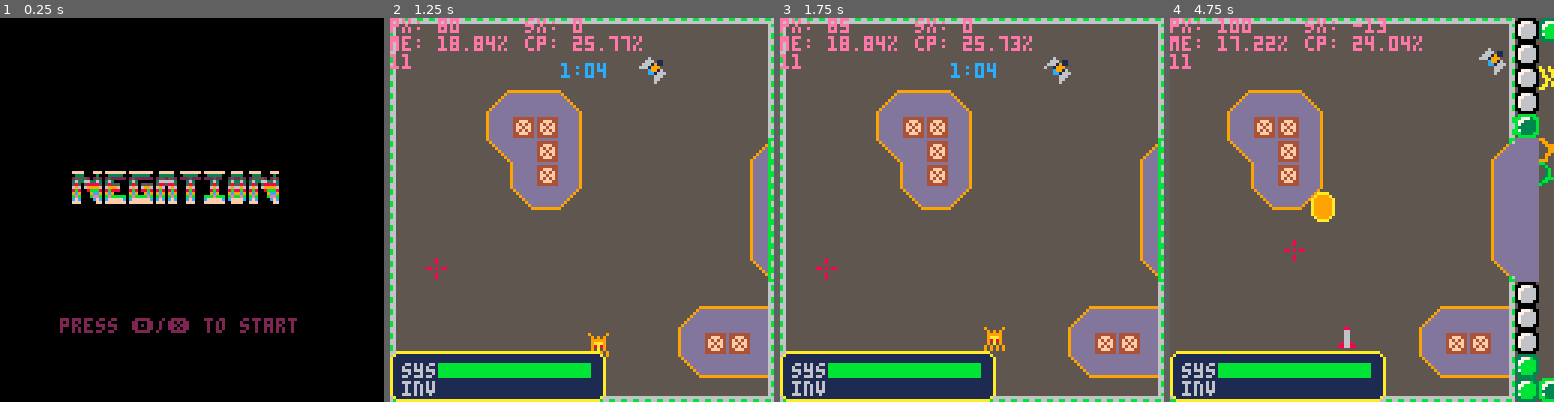
Above: before the commit, frames 1-4 (left to right).
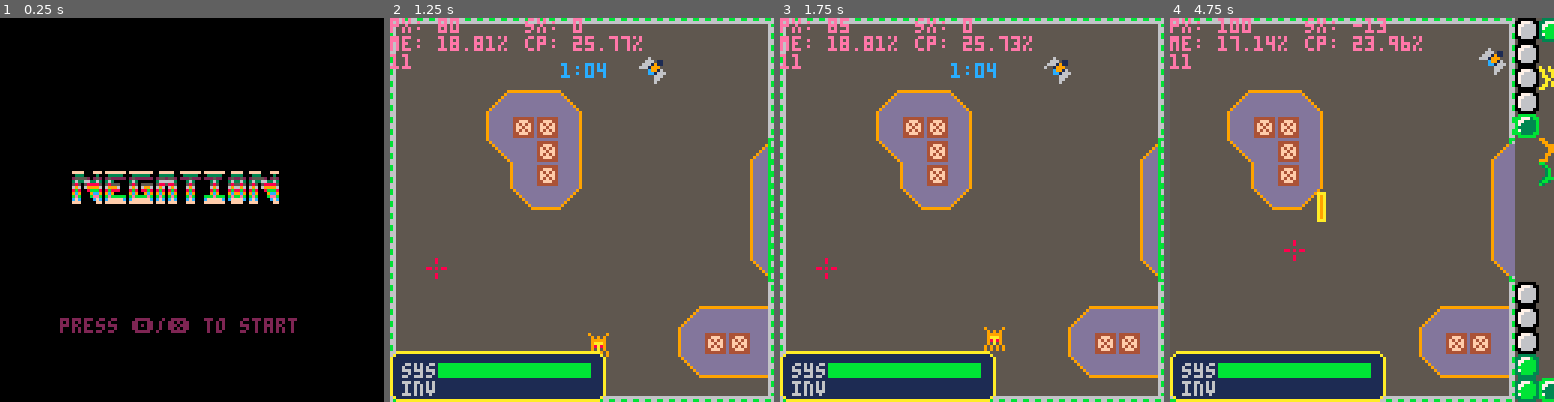
Above: after the commit, the same moments.

Repository: kbrewington/Negation
Game: PICO-8 cartridge negation.p8
Same seed, same stepped clock (60 frames per second), same inputs: the game is played once before the commit and once after it.
Inputs (mouse positions are in pixels of both pictures, inside the frame that each line leads up to):
- Up to frame 1 (0.25 s): no input
- Up to frame 2 (1.25 s): tap X (X key) at 0.33, 1.07 s; click (670, 121) at 0.67 s; tap O (Z key) at 0.7 s; click (436, 267) at 1.22 s
- Up to frame 3 (1.75 s): hold Right from 1.6 s (still down); tap O (Z key) at 1.7 s
- Up to frame 4 (4.75 s): click (1277, 114) at 1.77 s; tap X (X key) at 1.85, 2.97, 4.08 s; release Right at 2.1 s; tap O (Z key) every 0.4 s from 2.1 to 4.5 s; hold Up 2.15-2.42 s; click (1342, 259) at 2.32 s; hold Right 2.47-3.03 s; click (1404, 106) at 2.87 s; hold Left 3.08-3.58 s; click (1465, 256) at 3.42 s; hold Down 3.63-3.97 s; click (1231, 102) at 3.97 s; hold Right 4.02-4.68 s; click (1292, 248) at 4.52 s; hold Up from 4.73 s (still down)

Frame 1 is identical in both runs. In frame 2, less than 0.1% of the frame differs, in the area x 25-28%, y 4-9%; in frame 3, less than 0.1%; in frame 4, 3.0%, in the area x 21-97%, y 4-86%.

Commit message:
Smoothed out coin animation. Shifted skilltree menu to x 10 down from 20

Diff:
--- a/negation.p8
+++ b/negation.p8
@@ -77,7 +77,8 @@
 --coin.dropped = false
 coin.x = nil
 coin.y = nil
-coin.sprites = {64, 66, 68, 70, 72}
+coin.sprites = {64, 66, 68, 70, 72, 70, 68, 66}
+
 
 enemy_table  = {}
 enemy_spawned = {}
@@ -544,14 +545,16 @@
   end
 end
 
-function kill_all_enemies(drop_items)
-  for e in all(enemy_table) do
+function kill_all_enemies(no_drop_items)
+  --[[for e in all(enemy_table) do
     del(enemy_table, e)
-  end
+  end]]
+  enemy_table = {}
 
   for e in all(enemy_spawned) do
+    if no_drop_items then e.drop_prob = 0 end
     del(enemy_spawned, e)
-    if not drop_items then add(destroyed_enemies, e) end
+    add(destroyed_enemies, e)
   end
 
   for b in all(boss_table) do
@@ -903,7 +906,7 @@
   wait.timer = true -- tells the game we want to wait for the timer to finish
   yield()
 
-  kill_all_enemies()
+  kill_all_enemies(true)
   wait.timer = false
   spawn_enemies = false
 
@@ -937,7 +940,7 @@
   add(boss_table, boss(56, 56, 139, 2))
   yield()
 
-  kill_all_enemies()
+  kill_all_enemies(true )
   level.border.right = 432
   level_change = true
 end
@@ -946,29 +949,30 @@
     skill-tree menu (needs to be called continuously from draw to work)
 ]]
 function skilltree()
-  local token_sprites = {64, 66, 68, 70, 72}
+  --[[local  token_sprites = {64, 66, 68, 70, 72}
+
   for i=#token_sprites,0,0xFFFF do -- reverse list and add it to token_sprites animation
     add(token_sprites, token_sprites[i])
-  end
+  end]]
 
   rectfill(-50, -50, 200, 200, 0)
-  spr(token_sprites[flr(time()*8)%#token_sprites + 1], 20, 20, 2, 2)
+  spr(coin.sprites[flr(time()*8)%#coin.sprites + 1], 20, 20, 2, 2)
   print(" - " .. player.tokens, 36, 26, 7)
 
-  print("upgrade speed - ".. next_cost[1] .." tokens ", 20, 36, 7)
-  print("upgrade fire rate - ".. next_cost[2] .." tokens ", 20, 44, 7)
-  print("upgrade health - ".. next_cost[3] .." tokens ", 20, 52, 7)
-  print("quit", 20, 68, 7)
+  print("upgrade speed - ".. next_cost[1] .." tokens ", 10, 36, 7)
+  print("upgrade fire rate - ".. next_cost[2] .." tokens ", 10, 44, 7)
+  print("upgrade health - ".. next_cost[3] .." tokens ", 10, 52, 7)
+  print("quit", 10, 68, 7)
 
 
   if skills_selected[1] then
-    print("upgrade speed - ".. next_cost[1] .." tokens ", 20, 36, highlighted)
+    print("upgrade speed - ".. next_cost[1] .." tokens ", 10, 36, highlighted)
   elseif skills_selected[2] then
-    print("upgrade fire rate - ".. next_cost[2] .." tokens ", 20, 44, highlighted)
+    print("upgrade fire rate - ".. next_cost[2] .." tokens ", 10, 44, highlighted)
   elseif skills_selected[3] then
-    print("upgrade health - ".. next_cost[3] .." tokens ", 20, 52, highlighted)
+    print("upgrade health - ".. next_cost[3] .." tokens ", 10, 52, highlighted)
   elseif skills_selected[4] then
-    print("quit", 20, 68, highlighted)
+    print("quit", 10, 68, highlighted)
   end
 end
 
@@ -1601,6 +1605,7 @@
      if boss_collision(coin, player) then
        player.tokens = player.tokens + 1
        coin.dropped = false
+       direction = nil
        in_skilltree = true
      end
   end
@@ -1758,12 +1763,12 @@
 fe0303030303030303030303030303ff3c3703370303c70313030314150303250500000000d5c7c7c7e6e7e6e7c7c7e6d5f5c7c7c7c7d800000000000000000000000000000000000000000000000000000000000000000000000000000000000000000000000000000000000000000000000000000000000000000000000000
 fe030303cefdfdcf03030303030303ff3c0316c7c73cc713031303030303d3061500000000d5c7c7c7c7c7c7c7c7c7c7f6f5c7c7c7c7d800000000000000000000000000000000000000000000000000000000000000000000000000000000000000000000000000000000000000000000000000000000000000000000000000
 fec70303cdfbfbfc03030303030303ff25c716c73c3c3cc7130303030303c93c0500000000d5c7c7c7c7c7c7c7c7c7c7e6e7c7c7c7c7d800000000000000000000000000000000000000000000000000000000000000000000000000000000000000000000000000000000000000000000000000000000000000000000000000
-fe030303deddfbfc03030303030303cedd16c716c73cc7c703040503030303071500000000d5c7c7c7c7c7c7c7c7c7c7c7c7c7c7c7c7d800000000000000000000000000000000000000000000000000000000000000000000000000000000000000000000000000000000000000000000000000000000000000000000000000
-fe03030303cdfbfc03030303030303cddd130313c7c7c7c7031415030303030705e8e8e8e8e6d7c7c7c7c7c7c7c7d6d7c7c7c7c7c7c7d800000000000000000000000000000000000000000000000000000000000000000000000000000000000000000000000000000000000000000000000000000000000000000000000000
-fe03030303deeddf03030303030303cdddc703c70303c703030303030303030803c7c7c7c7c7e6d7c7c7c7c7c7c7f6d5c7c7c7c7c7c7d800000000000000000000000000000000000000000000000000000000000000000000000000000000000000000000000000000000000000000000000000000000000000000000000000
-fe0303030303030303030303030303cddd03c303032a2b03030313030303031803c7c7c7c7c7c7d5c7c7c7c7c7c7f6d5c7c7c7c7c7c7d800000000000000000000000000000000000000000000000000000000000000000000000000000000000000000000000000000000000000000000000000000000000000000000000000
-fe0303030303030303030303030303cddd03ca03033a3b0303c703130303030703c7c7c7c7c7c7c7c7c7c7c7c7c7e6e7c7c7e8e8e8e8d800000000000000000000000000000000000000000000000000000000000000000000000000000000000000000000000000000000000000000000000000000000000000000000000000
-fe0303030303030303030303030303deddc7030303030303c30316030303d30703c7c7c7c7c7c7c7c7c7c7c7c7c7c7c7c7c7c2c7c7c7d900000000000000000000000000000000000000000000000000000000000000000000000000000000000000000000000000000000000000000000000000000000000000000000000000
+fe030303deddfbfc03030303030303ce0316c716c73cc7c703040503030303071500000000d5c7c7c7c7c7c7c7c7c7c7c7c7c7c7c7c7d800000000000000000000000000000000000000000000000000000000000000000000000000000000000000000000000000000000000000000000000000000000000000000000000000
+fe03030303cdfbfc03030303030303cd03130313c7c7c7c7031415030303030705e8e8e8e8e6d7c7c7c7c7c7c7c7d6d7c7c7c7c7c7c7d800000000000000000000000000000000000000000000000000000000000000000000000000000000000000000000000000000000000000000000000000000000000000000000000000
+fe03030303deeddf03030303030303cd03c703c70303c703030303030303030803c7c7c7c7c7e6d7c7c7c7c7c7c7f6d5c7c7c7c7c7c7d800000000000000000000000000000000000000000000000000000000000000000000000000000000000000000000000000000000000000000000000000000000000000000000000000
+fe0303030303030303030303030303cd0303c303032a2b03030313030303031803c7c7c7c7c7c7d5c7c7c7c7c7c7f6d5c7c7c7c7c7c7d800000000000000000000000000000000000000000000000000000000000000000000000000000000000000000000000000000000000000000000000000000000000000000000000000
+fe0303030303030303030303030303cd0303ca03033a3b0303c703130303030703c7c7c7c7c7c7c7c7c7c7c7c7c7e6e7c7c7e8e8e8e8d800000000000000000000000000000000000000000000000000000000000000000000000000000000000000000000000000000000000000000000000000000000000000000000000000
+fe0303030303030303030303030303de03c7030303030303c30316030303d30703c7c7c7c7c7c7c7c7c7c7c7c7c7c7c7c7c7c2c7c7c7d900000000000000000000000000000000000000000000000000000000000000000000000000000000000000000000000000000000000000000000000000000000000000000000000000
 fe0303030303030303030303030303ff3c03030303030303ca0303030303c93c03d9d9d9d9c2c7c7c7c7c7d6d7c7c7c7c7d6c20000000000000000000000000000000000000000000000000000000000000000000000000000000000000000000000000000000000000000000000000000000000000000000000000000000000
 fe0303030303030303030303cefdfdfd3c03030303030405030303030303033c0300000000c2c7c7c7c7c7f6d5c7c7c7c7e6c20000000000000000000000000000000000000000000000000000000000000000000000000000000000000000000000000000000000000000000000000000000000000000000000000000000000
 fe0303030303030303030303cdfbfbdd3c03030303031415030304050303033c0000000000c2c7c7c7c7c7e6e7c7c7c7c7c7c20000000000000000000000000000000000000000000000000000000000000000000000000000000000000000000000000000000000000000000000000000000000000000000000000000000000
